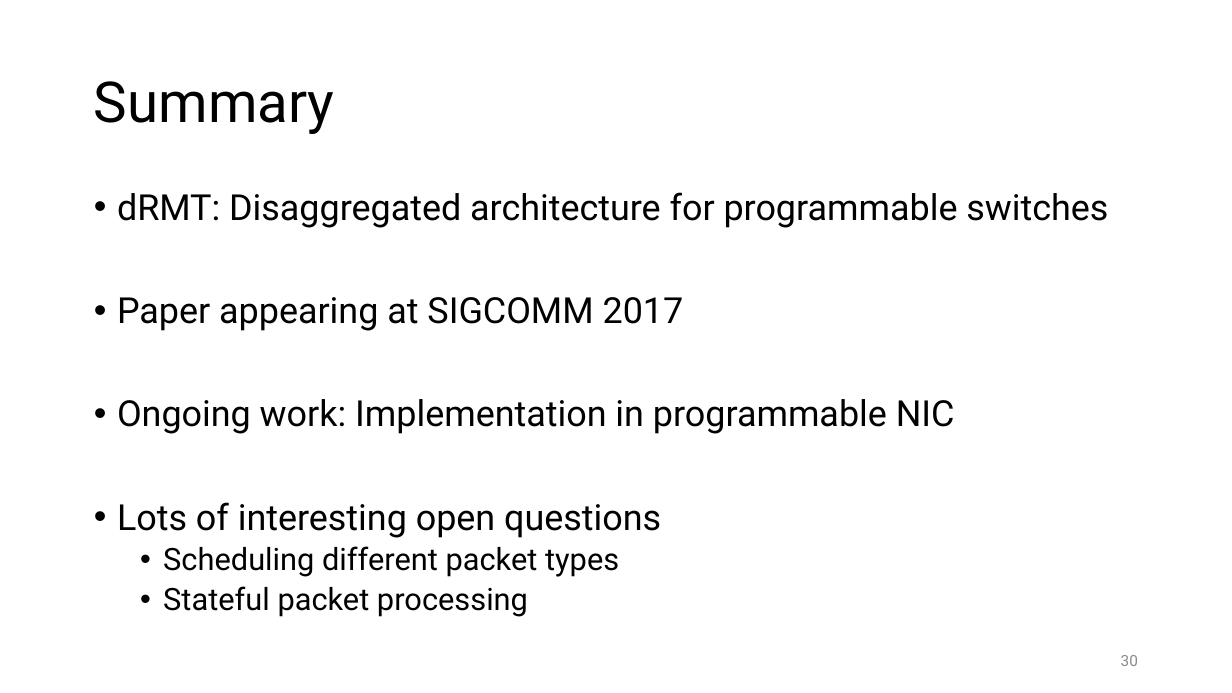
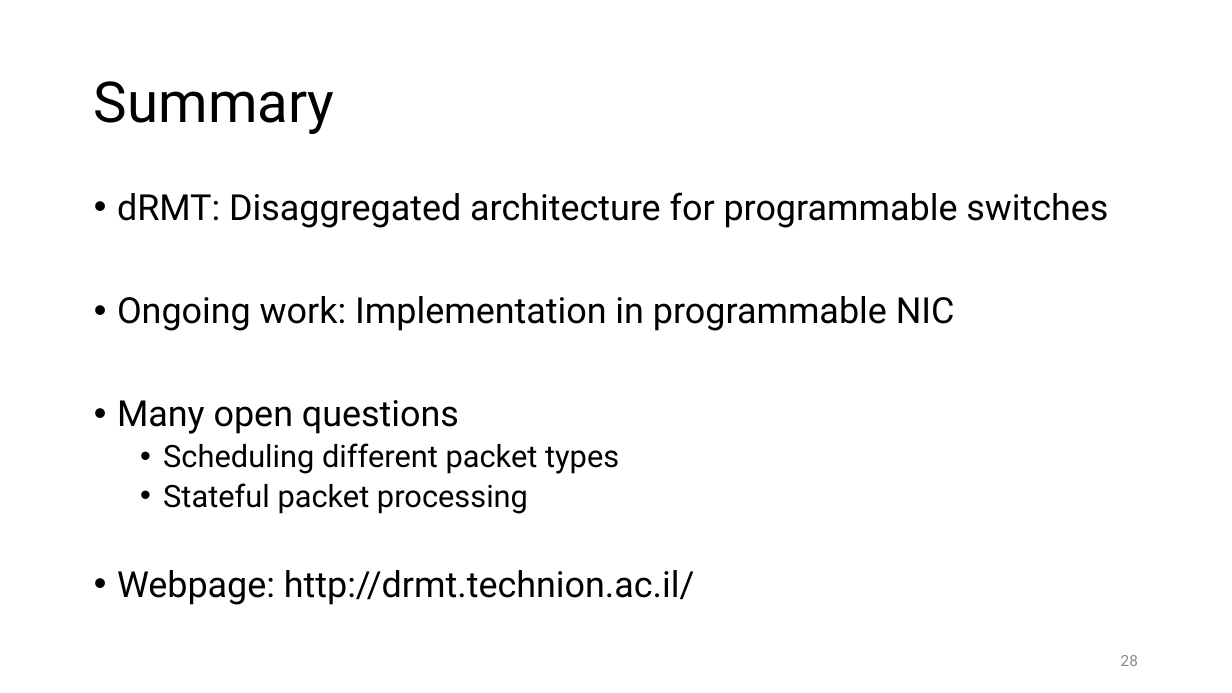
Before and after one commit to anirudhSK/drmt_talk, a slide deck: slide 28 of drmt.pptx (slide 30 before the commit). Drawn at 1232x693 pixels with LibreOffice and Linux fonts; fonts in the diff are those of the drawing. Boxes give left, top, right and bottom in pixels: in the first picture for what was removed or moved away, otherwise in the second. Text is boxed around its words. In the diff, an @@ line names an element or a change of style, - is before the commit and + after.

Commit message:
Some minor tweaks to cut down slides in prep for SIGCOMM

```diff
--- a/drmt.pptx
+++ b/drmt.pptx
@@ text at (x1=117, y1=297, x2=684, y2=331): paragraph removed @@
-• Paper appearing at SIGCOMM 2017
@@ text at (x1=117, y1=400, x2=459, y2=434): text changed @@
-• Lots of interesting open questions
+• Many open questions
@@ text at (x1=117, y1=570, x2=694, y2=605): paragraph added @@
+• Webpage: http://drmt.technion.ac.il/
@@ page number at (x1=1121, y1=655, x2=1138, y2=666): text changed @@
-30
+28
```
Also in this commit, not shown: 1 other slide changed, 1 slide added, 1 slide removed.
